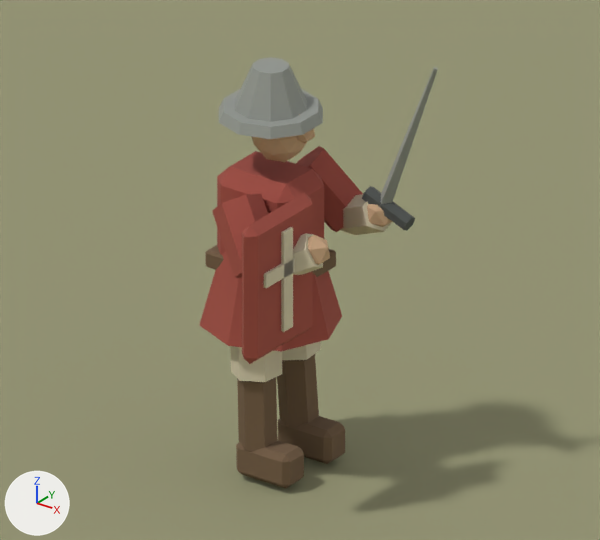
The Blender file tools/art/blender/source/infantry_shield.blend: old version first, new version second.
Both versions are drawn from the file's camera 'Preview_camera'. Every picture has the same lights, and +X, +Y and +Z are marked at lower left. The first picture is the older version.

Objects in the first picture: 'Infantry_boot', 'Infantry_boot.001', 'Infantry_foot', 'Infantry_foot.001', 'Infantry_helmet', 'Infantry_helmet_brim', 'Infantry_shield', 'Infantry_shield_cross_horizontal', 'Infantry_shield_cross_vertical', 'Infantry_skirt', 'Infantry_sleeve', 'Infantry_sleeve.001', 'Infantry_tunic', 'Preview_ground' and 11 more.
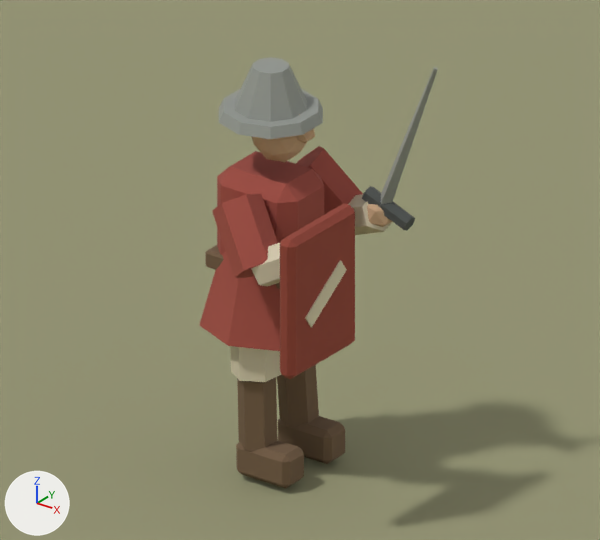
Changed parts and their boxes [x1, y1, x2, y2] in the pictures (600 x 540 px):
'Mercenary_shield', added (red): after [280, 203, 355, 379]
'Infantry_shield', deleted (red): before [242, 193, 313, 364]
'Infantry_shield_cross_vertical', deleted (beige): before [281, 227, 293, 332]
'Mercenary_shield_pale_stripe', added (beige): after [305, 260, 347, 327]
'Infantry_shield_cross_horizontal', deleted (beige): before [264, 258, 295, 288]

Patch to the scene script:
```diff
--- a/tools/art/blender/source/infantry_shield.blend.py
+++ b/tools/art/blender/source/infantry_shield.blend.py
@@ mat_team_paint @@
+mat_team_paint = principled_material('team_paint')
+mat_team_paint.base_color = (0.29, 0.055, 0.035)  # red #934235
+mat_team_paint.roughness = 0.92
@@ me_cube_028 @@
+me_cube_028.from_pydata(...)  # 24 vertices, 26 faces; spans x -0.004..0.004, y -0.145..0.145, z -0.035..0.035
+me_cube_028.materials.append(mat_linen)  # beige #d6cbb1
@@ me_cube_027 @@
+me_cube_027.from_pydata(...)  # 24 vertices, 26 faces; spans x -0.04..0.04, y -0.225..0.225, z -0.31..0.31
+me_cube_027.materials.append(mat_team_paint)  # red #934235
@@ ob_infantry_shield @@
-ob_infantry_shield = bpy.data.objects.new('Infantry_shield', me_cube_101)
-ob_infantry_shield.location = (0.29, -0.35, 1.02)
@@ ob_infantry_shield_cross_vertical @@
-ob_infantry_shield_cross_vertical = bpy.data.objects.new('Infantry_shield_cross_vertical', me_cube_102)
-ob_infantry_shield_cross_vertical.location = (0.34, -0.35, 1.03)
@@ ob_infantry_shield_cross_horizontal @@
-ob_infantry_shield_cross_horizontal = bpy.data.objects.new('Infantry_shield_cross_horizontal', me_cube_103)
-ob_infantry_shield_cross_horizontal.location = (0.34, -0.35, 1.08)
@@ ob_mercenary_shield_pale_stripe @@
+ob_mercenary_shield_pale_stripe = bpy.data.objects.new('Mercenary_shield_pale_stripe', me_cube_028)
+ob_mercenary_shield_pale_stripe.location = (0.532, -0.35, 1.02)
+ob_mercenary_shield_pale_stripe.rotation_euler = (0.611, 0.0, 0.0)  # degrees (35, 0, 0)
@@ ob_mercenary_shield @@
+ob_mercenary_shield = bpy.data.objects.new('Mercenary_shield', me_cube_027)
+ob_mercenary_shield.location = (0.49, -0.35, 1.02)
```
